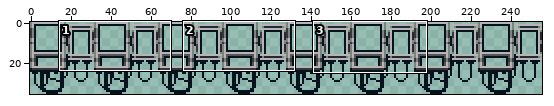
A sprite sheet gets an edit: elunite/objects/ship/elunitetechstation/elunitetechstationlit.png. The first picture is a wide view before the edit; the outline marks the close-up.
Close-up. Before the edit:
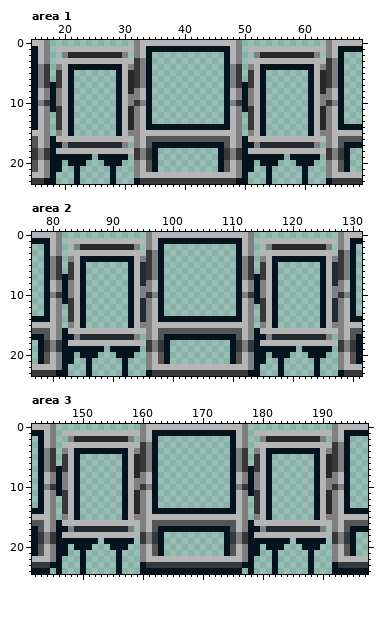
The file is 256x36 pixels. Pixels under 10% opacity are left out. Colours within 5 levels of each other are drawn and written as one. Shown: area 1: x 15..69, y 0..23; area 2: x 77..131, y 0..23; area 3: x 142..197, y 0..24. The commit also changed other parts of the picture, which this record leaves out.
New version:
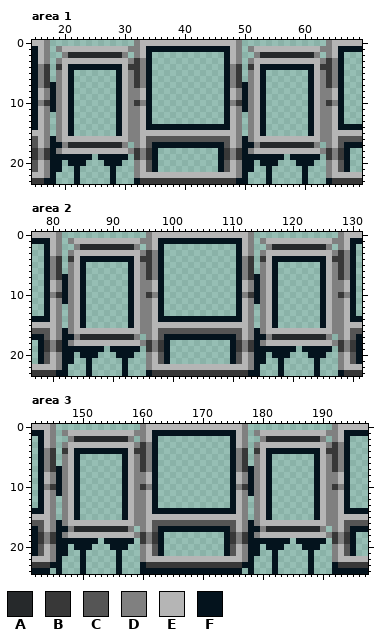
Palette (. is transparent): A #26292b  B #383838  C #555555  D #808080  E #b5b5b5  F #04131d
The edit:
Changed rows in their new state; - is an unchanged pixel.
Area 1:
first column x 19:
 1 D-----------D-------------------D-----------D
 3 D-----------D-------------------D-----------D
 4 B-----------B-------------------B-----------B
 5 D-----------D-------------------D-----------D
 6 D-----------D-------------------D-----------D
 7 D-----------D-------------------D-----------D
 8 ------------D-------------------------------D
11 D-----------D-------------------D-----------D
12 D-----------D-------------------D-----------D
13 D-----------D-------------------D-----------D
14 D-----------D-------------------D-----------D
16 D-----------D-------------------D-----------D
18 D-----------D-------------------D-----------D
Area 2:
first column x 83:
 1 D-----------D-------------------D-----------D
 3 D-----------D-------------------D-----------D
 4 B-----------B-------------------B-----------B
 5 D-----------D-------------------D-----------D
 6 D-----------D-------------------D-----------D
 7 D-----------D-------------------D-----------D
 8 ------------D-------------------------------D
11 D-----------D-------------------D-----------D
12 D-----------D-------------------D-----------D
13 D-----------D-------------------D-----------D
14 D-----------D-------------------D-----------D
16 D-----------D-------------------D-----------D
18 D-----------D-------------------D-----------D
Area 3:
first column x 147:
 1 D-----------D-------------------D-----------D
 3 D-----------D-------------------D-----------D
 4 B-----------B-------------------B-----------B
 5 D-----------D-------------------D-----------D
 6 D-----------D-------------------D-----------D
 7 D-----------D-------------------D-----------D
 8 ------------D-------------------------------D
11 D-----------D-------------------D-----------D
12 D-----------D-------------------D-----------D
13 D-----------D-------------------D-----------D
14 D-----------D-------------------D-----------D
16 D-----------D-------------------D-----------D
18 D-----------D-------------------D-----------D
